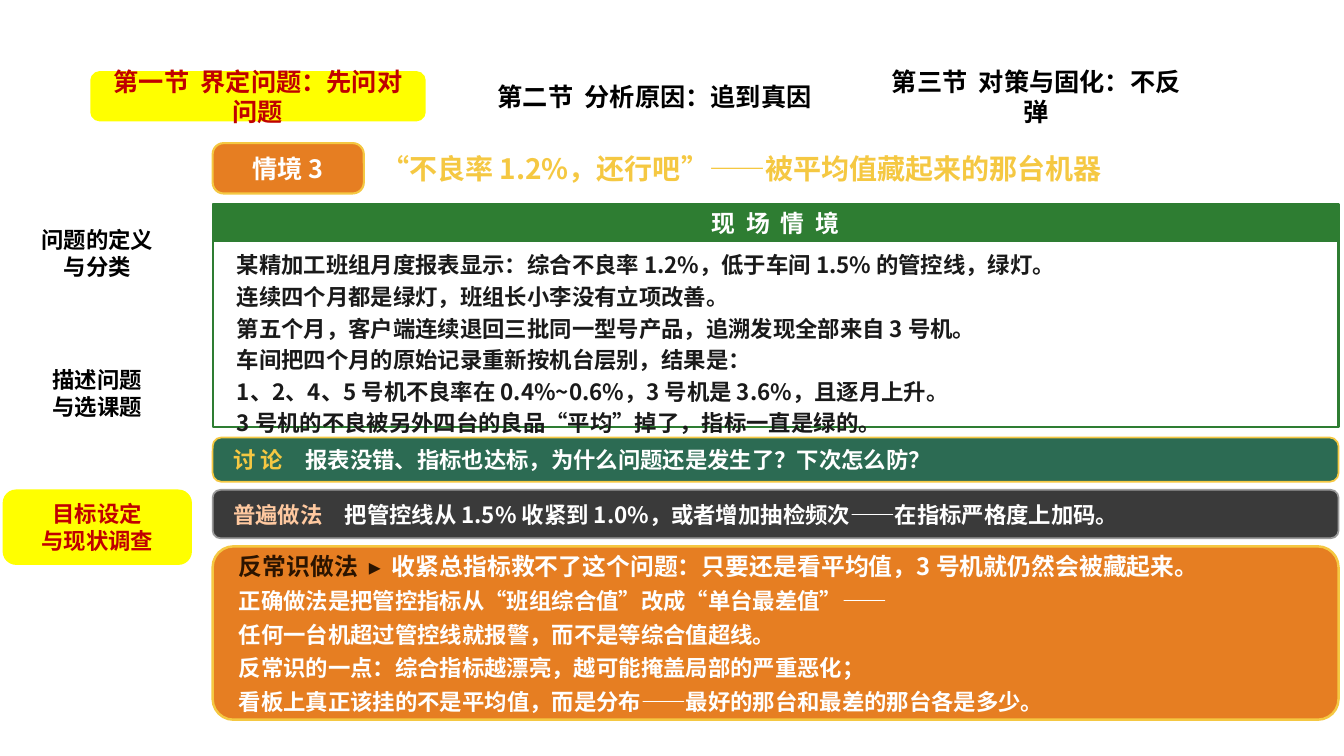
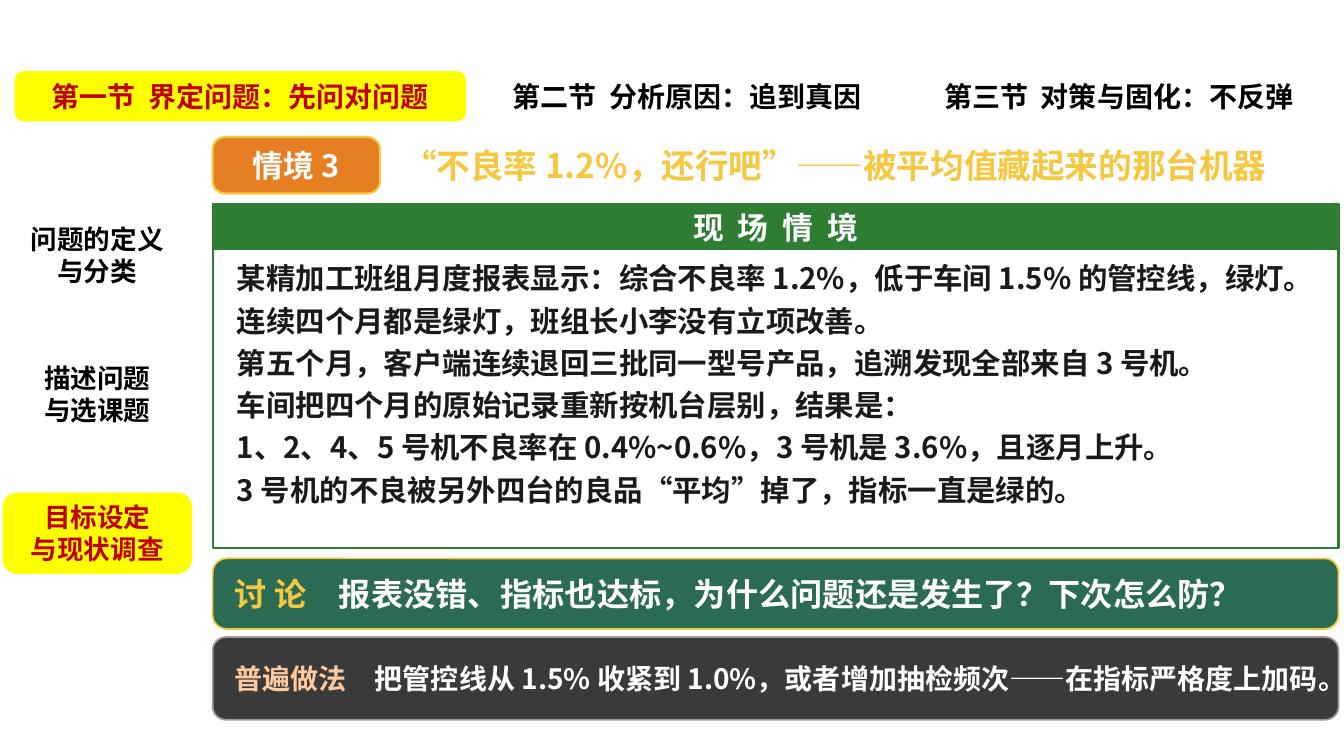
Before and after one commit to caixinyu2017-star/xixi, a slide deck: slide 19 of 管理技能课-问题分析与解决.pptx. Drawn at 1344x756 pixels with LibreOffice and Linux fonts; fonts in the diff are those of the drawing; background and template pictures are left out. Boxes give left, top, right and bottom in pixels: in the first picture for what was removed or moved away, otherwise in the second. Text is boxed around its words. In the diff, an @@ line names an element or a change of style, - is before the commit and + after.

```diff
--- a/管理技能课-问题分析与解决.pptx
+++ b/管理技能课-问题分析与解决.pptx
@@ text "问题分析与解决" moved from (x1=30, y1=0, x2=1311, y2=68) to (x1=10, y1=0, x2=1334, y2=68) @@
@@ text "问题分析与解决" at (x1=10, y1=0, x2=1334, y2=68): size 26 to 28 pt; alignment left to centre @@
@@ rounded rectangle "第一节 界定问题：先问对问题" resized from (x1=92, y1=73, x2=424, y2=120) to (x1=16, y1=73, x2=465, y2=120) @@
@@ rounded rectangle "第二节 分析原因：追到真因" resized from (x1=465, y1=73, x2=845, y2=120) to (x1=479, y1=73, x2=896, y2=120) @@
@@ size 18 to 20 pt in 3 elements at (x1=479, y1=73, x2=896, y2=120), (x1=16, y1=73, x2=465, y2=120), (x1=910, y1=73, x2=1328, y2=120) @@
@@ rounded rectangle "第三节 对策与固化：不反弹" resized from (x1=876, y1=73, x2=1197, y2=120) to (x1=910, y1=73, x2=1328, y2=120) @@
@@ rounded rectangle "情境 3" resized from (x1=213, y1=143, x2=364, y2=194) to (x1=213, y1=137, x2=380, y2=194) @@
@@ rounded rectangle "情境 3" at (x1=213, y1=137, x2=380, y2=194): size 18 to 22 pt @@
@@ text "“不良率 1.2%，还行吧”——被平均值藏起来的那台机器" moved from (x1=381, y1=155, x2=1102, y2=183) to (x1=403, y1=149, x2=1266, y2=183) @@
@@ text "“不良率 1.2%，还行吧”——被平均值藏起来的那台机器" at (x1=403, y1=149, x2=1266, y2=183): size 20 to 24 pt @@
@@ rectangle "现 场 情 境" resized from (x1=213, y1=204, x2=1339, y2=242) to (x1=213, y1=204, x2=1339, y2=250) @@
@@ rectangle "现 场 情 境" at (x1=213, y1=204, x2=1339, y2=250): size 17 to 22 pt @@
@@ rectangle resized from (x1=213, y1=204, x2=1339, y2=427) to (x1=213, y1=204, x2=1339, y2=548) @@
@@ rounded rectangle "问题的定义" resized from (x1=4, y1=217, x2=191, y2=289) to (x1=4, y1=216, x2=191, y2=294) @@
@@ text "某精加工班组月度报表显示：综合不良率 1.2%，低于车间 1.5% 的管控线，绿灯。" moved from (x1=237, y1=254, x2=1055, y2=437) to (x1=237, y1=264, x2=1313, y2=505) @@
@@ text "某精加工班组月度报表显示：综合不良率 1.2%，低于车间 1.5% 的管控线，绿灯。" at (x1=237, y1=264, x2=1313, y2=505): size 16 to 21 pt; line spacing 1.02 to 1.04; more space between paragraphs @@
@@ rounded rectangle "描述问题" resized from (x1=4, y1=357, x2=191, y2=430) to (x1=4, y1=355, x2=191, y2=434) @@
@@ size 16 to 19 pt in 3 elements at (x1=4, y1=355, x2=191, y2=434), (x1=4, y1=216, x2=191, y2=294), (x1=4, y1=494, x2=191, y2=573) @@
@@ rounded rectangle "目标设定" resized from (x1=4, y1=491, x2=191, y2=564) to (x1=4, y1=494, x2=191, y2=573) @@
@@ rounded rectangle "讨 论 报表没错、指标也达标，为什么问题还是发生了？下次怎么防？" resized from (x1=213, y1=438, x2=1339, y2=482) to (x1=213, y1=559, x2=1339, y2=629) @@
@@ rounded rectangle "讨 论 报表没错、指标也达标，为什么问题还是发生了？下次怎么防？" at (x1=213, y1=559, x2=1339, y2=629): size 16 to 23 pt @@
@@ rounded rectangle removed at (x1=213, y1=546, x2=1339, y2=720) @@
@@ text removed at (x1=239, y1=554, x2=1198, y2=713) @@
-反常识做法 ▸ 收紧总指标救不了这个问题：只要还是看平均值，3 号机就仍然会被藏起来。
-正确做法是把管控指标从“班组综合值”改成“单台最差值”——
-任何一台机超过管控线就报警，而不是等综合值超线。
-反常识的一点：综合指标越漂亮，越可能掩盖局部的严重恶化；
-看板上真正该挂的不是平均值，而是分布——最好的那台和最差的那台各是多少。
@@ rounded rectangle "普遍做法 把管控线从 1.5% 收紧到 1.0%，或者增加抽检频次——在指标严格度上加码。" resized from (x1=213, y1=490, x2=1339, y2=538) to (x1=213, y1=637, x2=1339, y2=720) @@
@@ rounded rectangle "普遍做法 把管控线从 1.5% 收紧到 1.0%，或者增加抽检频次——在指标严格度上加码。" at (x1=213, y1=637, x2=1339, y2=720): size 16 to 20 pt @@
```
Also in this commit, not shown: 59 other slides changed, 28 other files.
